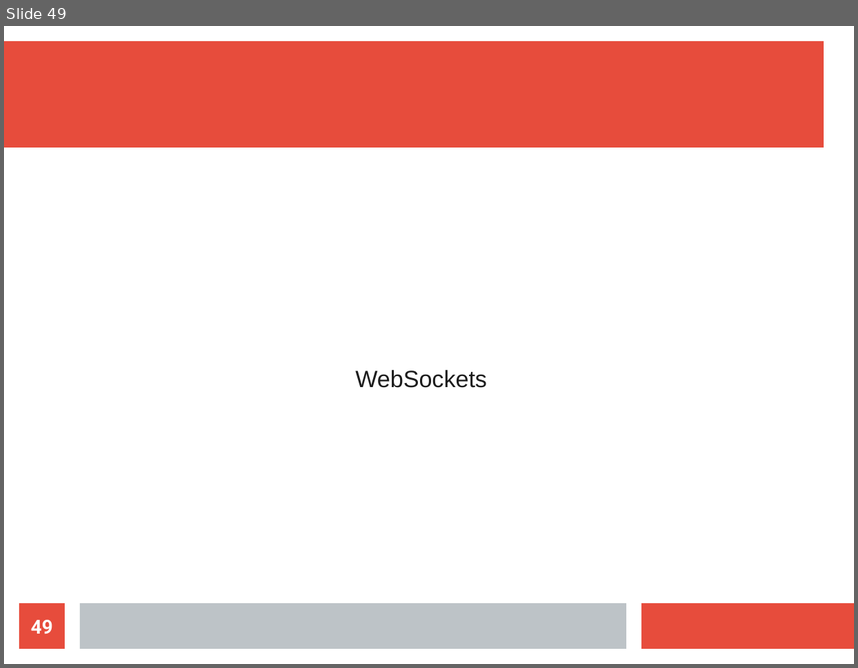
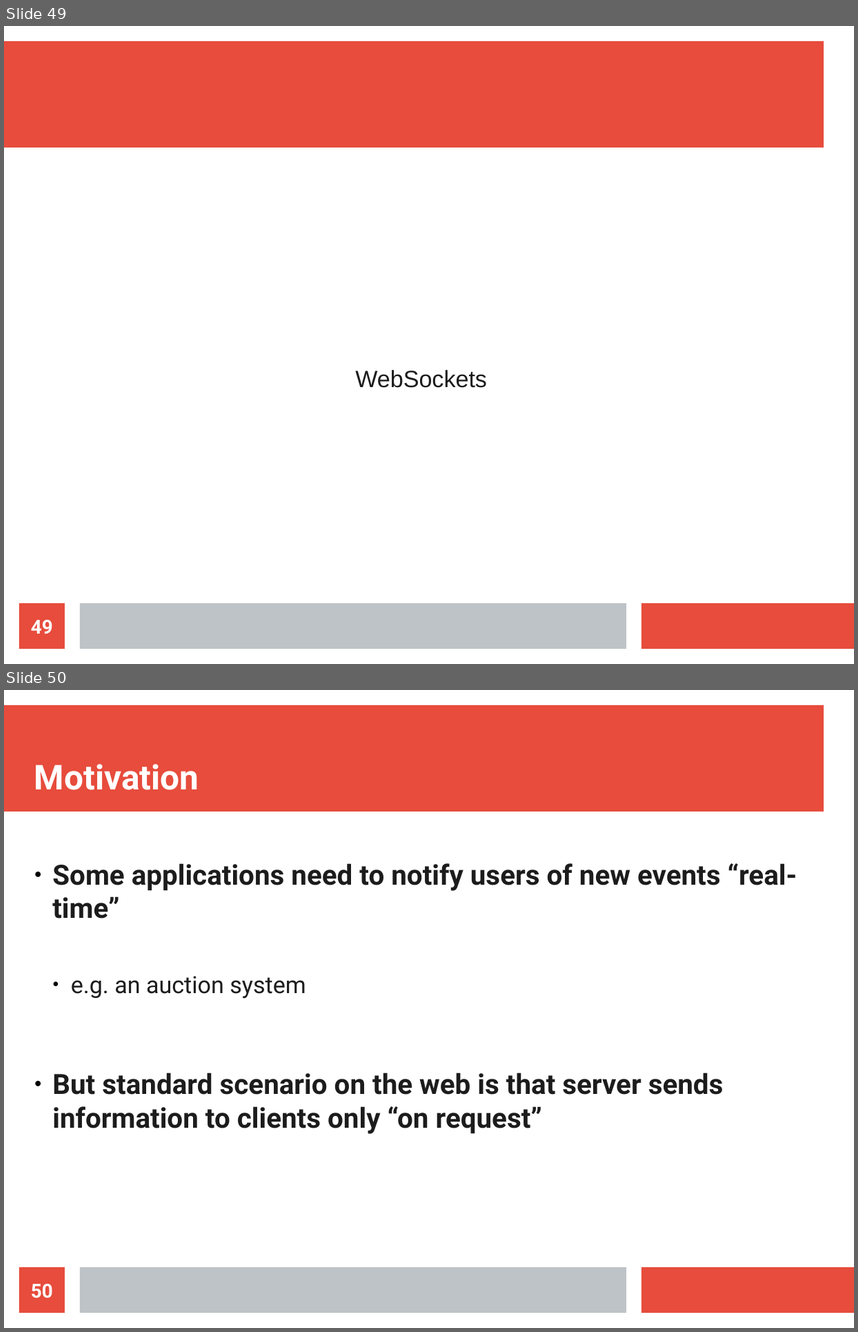
Before and after one commit to maxotta/pia-labs, a slide deck: lectures/ws_wsockets/ws_wsockets.odp. Shown one above the other, each under a label of ours: slide 49 before the commit, slides 49 and 50 after it. The pictures are 858x668 and 858x1332 pixels, drawn with LibreOffice and Linux fonts; fonts in the diff are those of the drawing. Boxes give left, top, right and bottom in pixels: in the first picture for what was removed or moved away, otherwise in the second. Text is boxed around its words. In the diff, an @@ line names an element or a change of style, - is before the commit and + after.

```diff
--- a/lectures/ws_wsockets/ws_wsockets.odp
+++ b/lectures/ws_wsockets/ws_wsockets.odp
@@ slide 50 added at box(4, 690, 854, 1328), background #FFFFFF; not listed: 3 template elements that a slide beside it also shows @@
@@ title added at box(34, 764, 199, 790), 32 pt, text #FFFFFF, bold @@
+Motivation
@@ text added at box(52, 863, 797, 1134), 26 pt, text #1C1C1C, bold @@
+● Some applications need to notify users of new events “real-time”
+  ● e.g. an auction system
+● But standard scenario on the web is that server sends information to clients only “on request”
@@ page number added at box(19, 1267, 65, 1312), fill #E74C3C, 18 pt, text #FFFFFF, bold @@
+50
```
Also in this commit, not shown: 2 slides changed, 18 other slides added, 4 other files.
